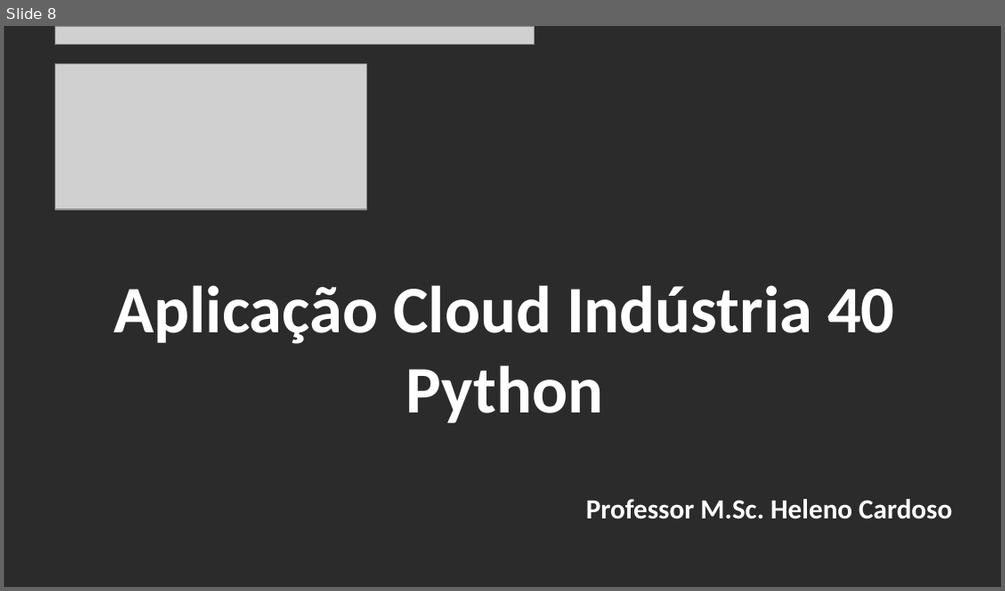
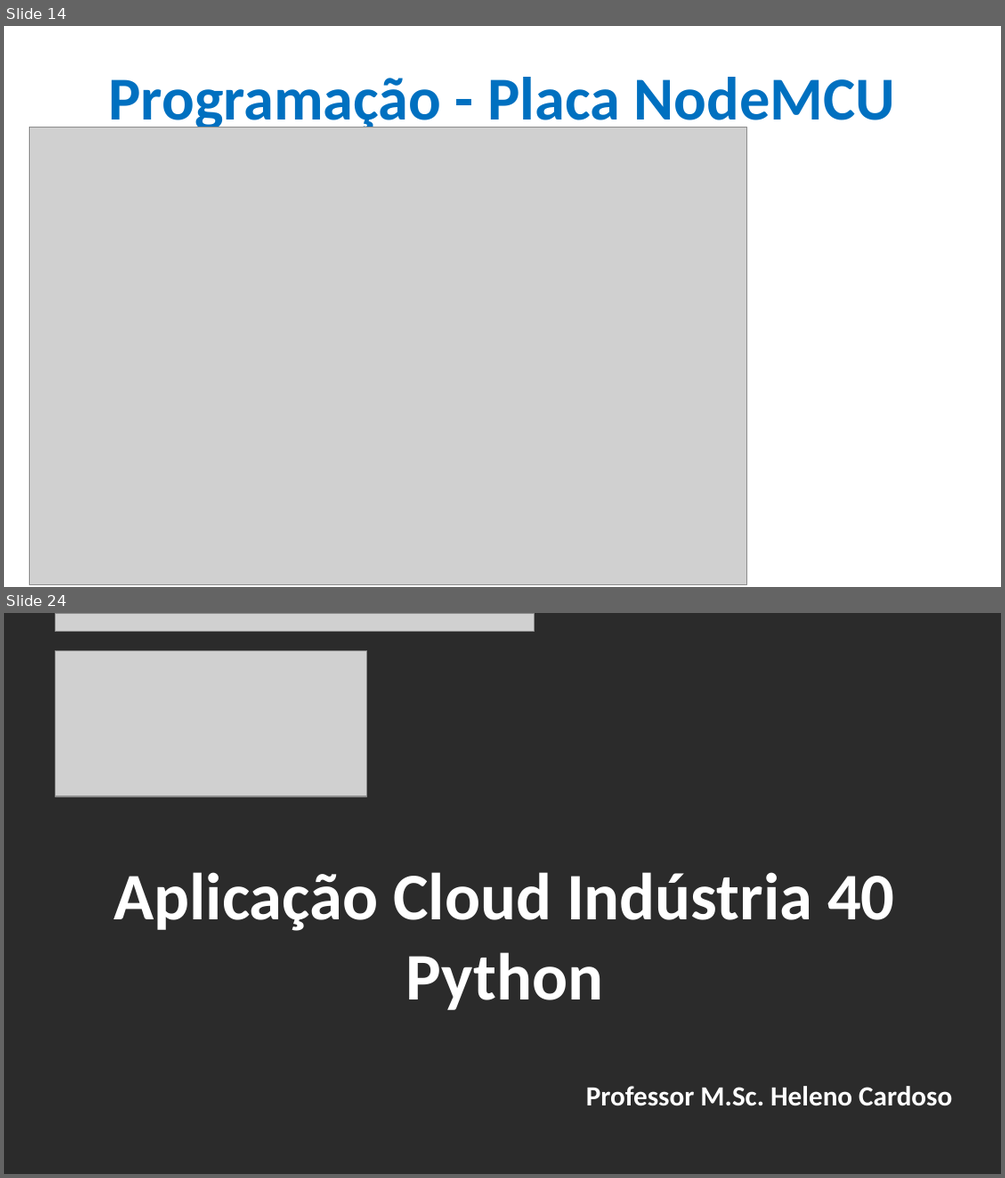
Before and after one commit to CloudEducationBrazil/WydenArea1AplicacaoCloudIndustria40Python, a slide deck: 01 Classes/Aula 05 - Aplicação Cloud Indústria 40 Python IoT Plataforma Nodemcu.pptx. Shown one above the other, each under a label of ours: slide 8 before the commit, slides 14 and 24 after it; the slides between them are not shown. The pictures are 1005x591 and 1005x1178 pixels, drawn with LibreOffice and Linux fonts; fonts in the diff are those of the drawing; grey boxes stand for pictures; background and template pictures are left out; a plain dark background stands for a picture behind light text. Boxes give left, top, right and bottom in pixels: in the first picture for what was removed or moved away, otherwise in the second. Text is boxed around its words. In the diff, an @@ line names an element or a change of style, - is before the commit and + after.

```diff
--- a/01 Classes/Aula 05 - Aplicação Cloud Indústria 40 Python IoT Plataforma Nodemcu.pptx
+++ b/01 Classes/Aula 05 - Aplicação Cloud Indústria 40 Python IoT Plataforma Nodemcu.pptx
@@ slide 14 added at bbox=[4, 26, 1001, 587], background picture (left out) @@
@@ title added at bbox=[108, 77, 896, 134], 44 pt, text #0070C0, bold @@
+Programação - Placa NodeMCU
@@ picture added at bbox=[30, 127, 746, 585] @@
@@ what was slide 8 is now slide 24 @@
```
Also in this commit, not shown: 6 slides changed, 15 other slides added.
